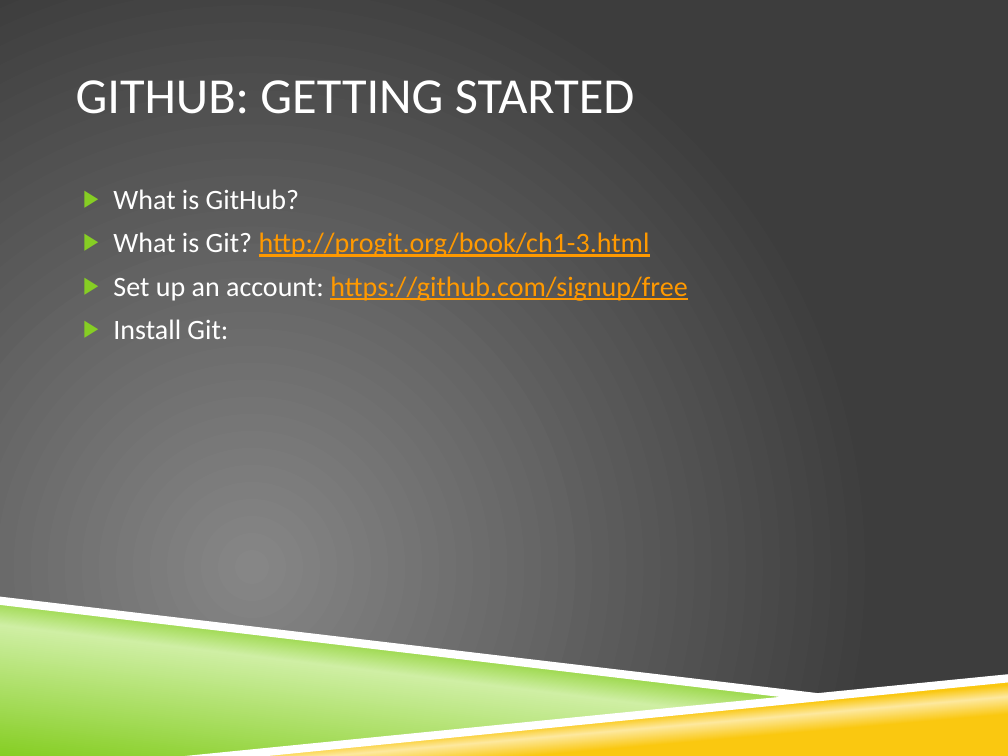
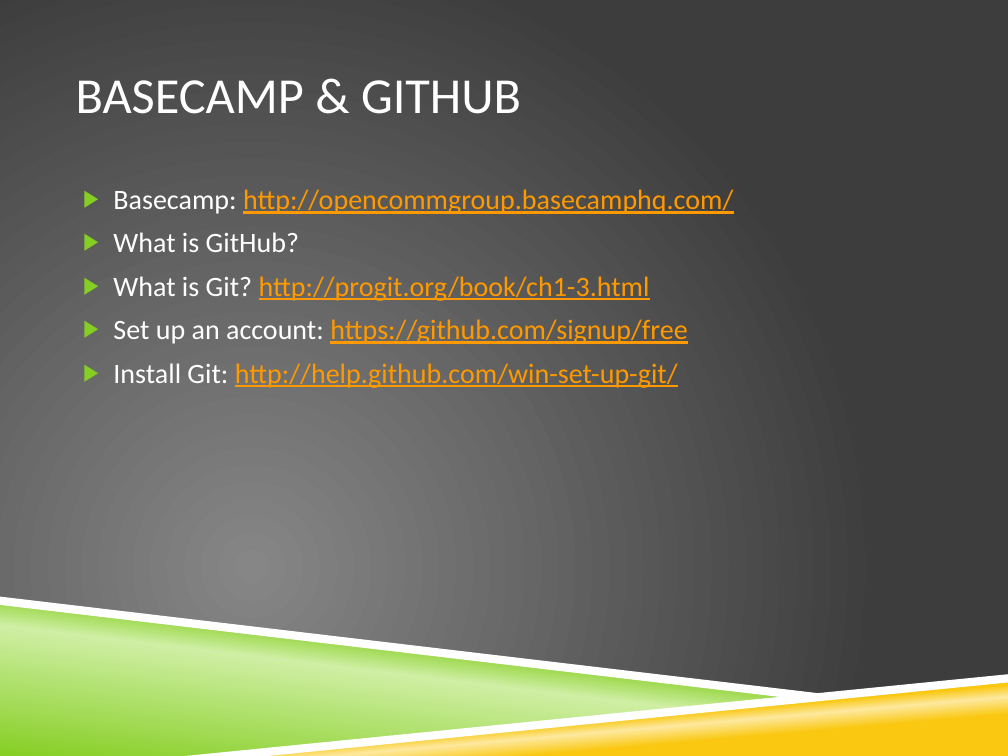
Before and after one commit to OpenComm/OpenComm-Group, a slide deck: slide 10 of MeetingInfo/OpenCommGroup_2011.09.22.pptx (slide 8 before the commit). Drawn at 1008x756 pixels with LibreOffice and Linux fonts; fonts in the diff are those of the drawing; background and template pictures are left out. Boxes give left, top, right and bottom in pixels: in the first picture for what was removed or moved away, otherwise in the second. Text is boxed around its words. In the diff, an @@ line names an element or a change of style, - is before the commit and + after.

```diff
--- a/MeetingInfo/OpenCommGroup_2011.09.22.pptx
+++ b/MeetingInfo/OpenCommGroup_2011.09.22.pptx
@@ title at box(76, 80, 521, 114): text changed @@
-GITHUB: GETTING STARTED
+BASECAMP & GITHUB
@@ text at box(113, 189, 733, 214): paragraph added @@
+▶ Basecamp: http://opencommgroup.basecamphq.com/
@@ text at box(113, 363, 678, 388): text changed; text colour #FFFFFF to #FF9900 @@
-▶ Install Git:
+▶ Install Git: http://help.github.com/win-set-up-git/
```
Also in this commit, not shown: 3 slides added, 1 slide removed, 1 other file.
